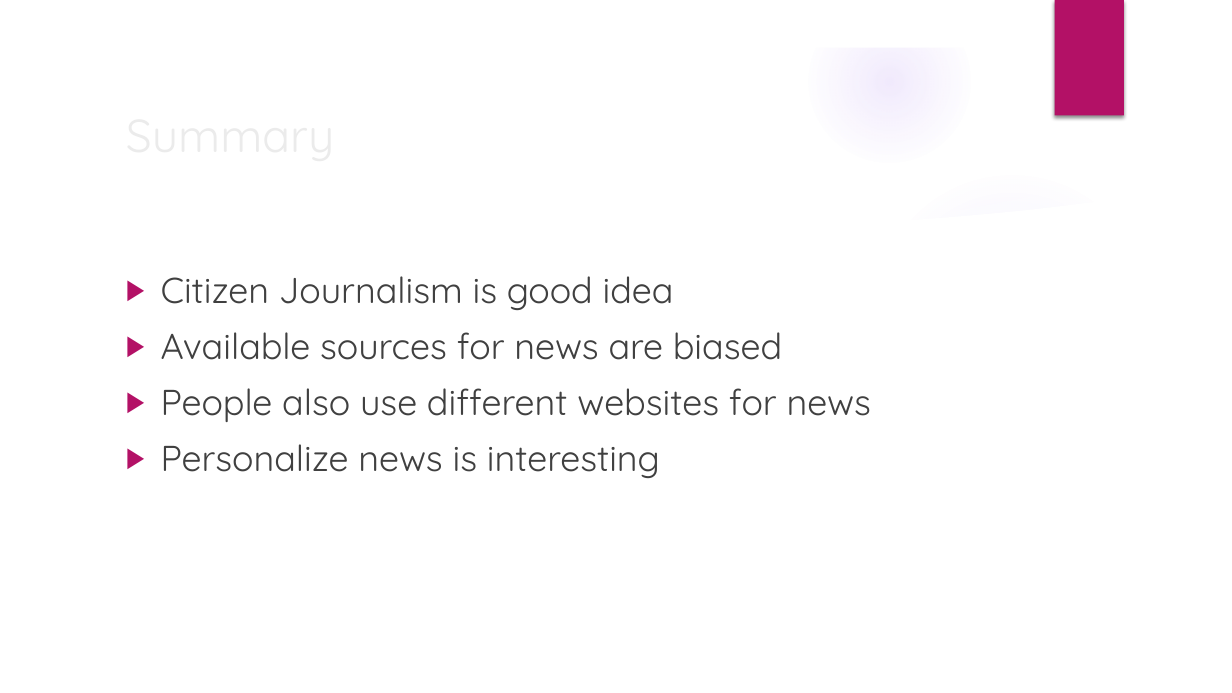
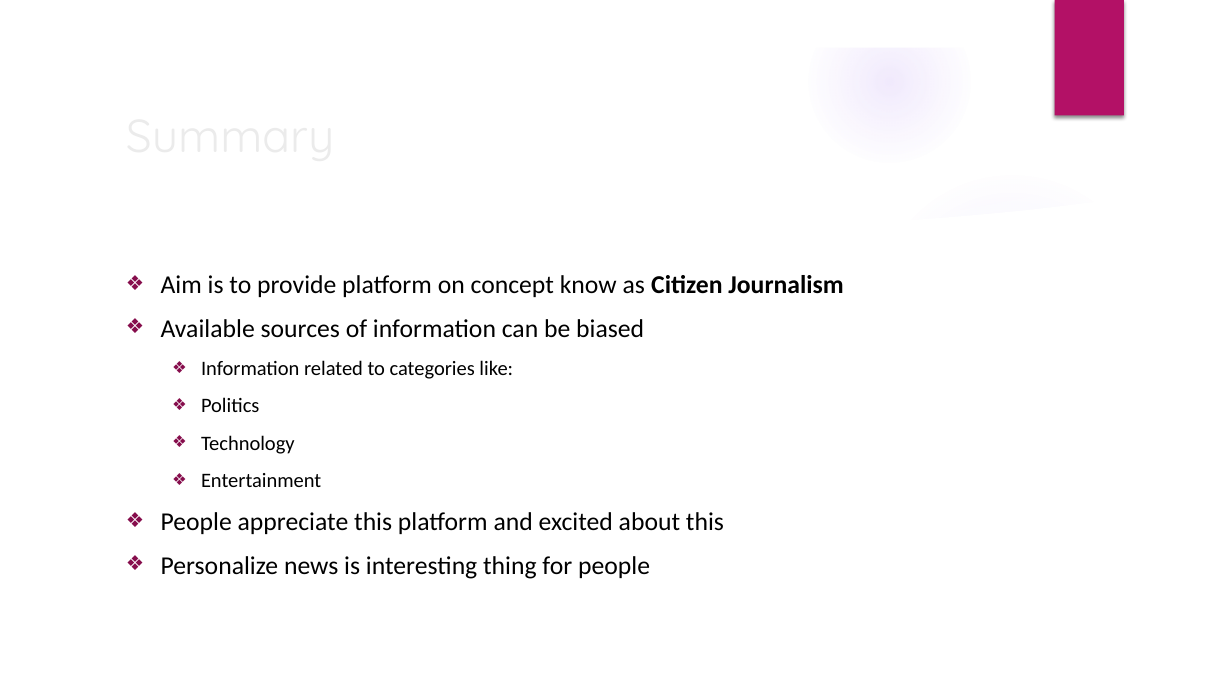
Before and after one commit to Zeeshanily/Citizen-Journalism, a slide deck: slide 11 of pj-task 1/Presentation.pptx (slide 9 before the commit). Drawn at 1232x693 pixels with LibreOffice and Linux fonts; fonts in the diff are those of the drawing; background and template pictures are left out. Boxes give left, top, right and bottom in pixels: in the first picture for what was removed or moved away, otherwise in the second. Text is boxed around its words. In the diff, an @@ line names an element or a change of style, - is before the commit and + after.

```diff
--- a/pj-task 1/Presentation.pptx
+++ b/pj-task 1/Presentation.pptx
@@ text at (161, 275, 843, 579): text changed; size 28 to 20 pt; font Quicksand to Calibri; text colour #404040 to #000000 @@
-▶ Citizen Journalism is good idea
-▶ Available sources for news are biased
-▶ People also use different websites for news
-▶ Personalize news is interesting
+❖ Aim is to provide platform on concept know as Citizen Journalism
+❖ Available sources of information can be biased
+  ❖ Information related to categories like:
+  ❖ Politics
+  ❖ Technology
+  ❖ Entertainment
+❖ People appreciate this platform and excited about this
+❖ Personalize news is interesting thing for people
```
Also in this commit, not shown: 8 other slides changed, 2 slides added.
